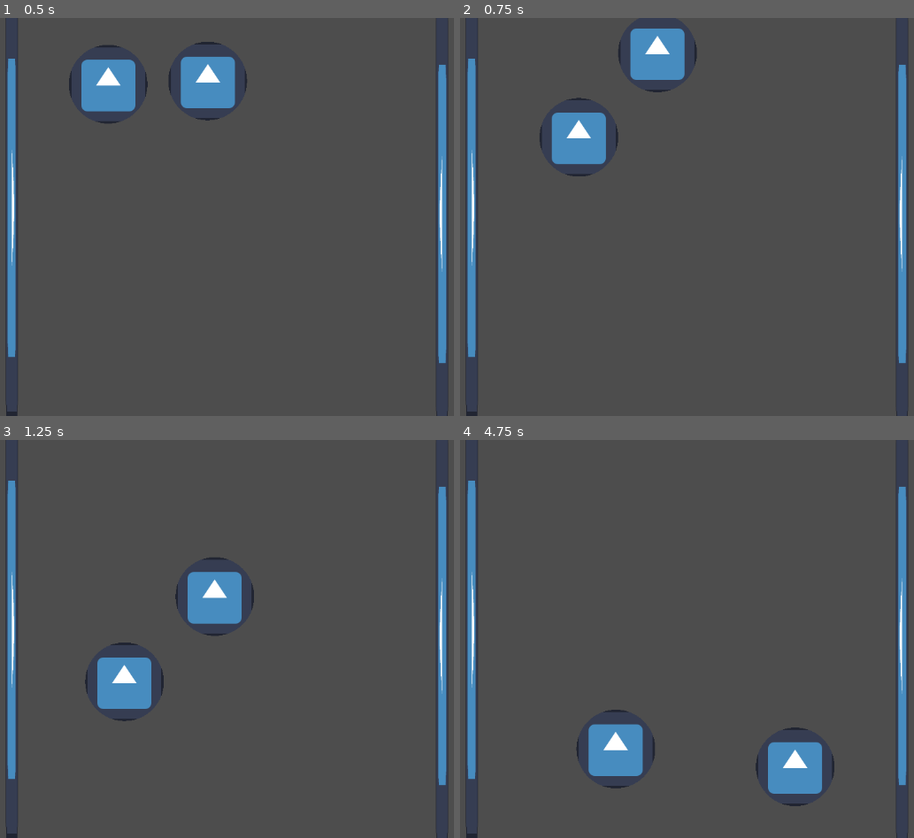
Above: before the commit, frames 1-4 (two rows, left to right).
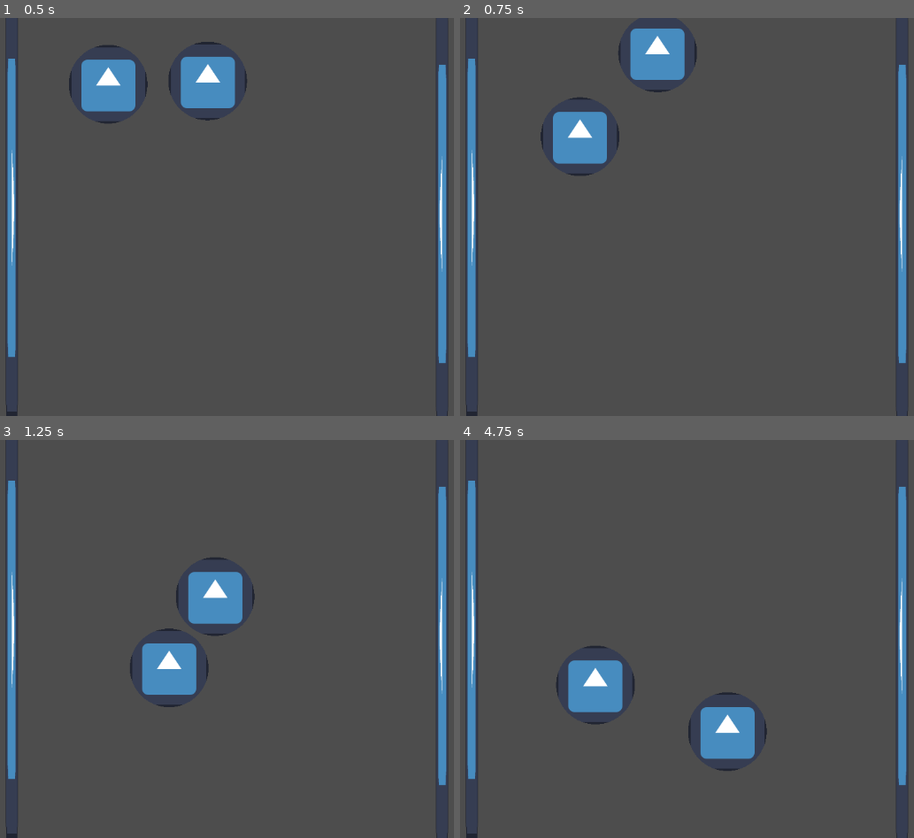
Above: after the commit, the same moments.

Repository: linkman8912/roguelite
Game: Godot game, scene res://main.tscn
The game is run twice, just before and just after one commit, with the same random seed, the same clock (stepped at 60 frames per second) and the same inputs. The engine's default icon, where the game draws it, is replaced by a stand-in: a white triangle on a blue panel in a dark square.
Inputs:
- Up to frame 1 (0.5 s): no input
- Up to frame 2 (0.75 s): hold Right (ui_right) from 0.53 s (still down)
- Up to frame 3 (1.25 s): keep holding Right (ui_right)
- Up to frame 4 (4.75 s): release Right (ui_right) at 1.28 s; hold Down (ui_down) 1.28-2.03 s; hold Right (ui_right) 2.03-2.78 s; hold Up (ui_up) 2.78-3.53 s; hold Left (ui_left) from 3.53 s (still down)

Frame 1 is identical in both runs. In frame 2, 0.2% of the frame differs, in the area x 17-53%, y 6-40%; in frame 3, 3.0%; in frame 4, 6.7%, in the area x 21-83%, y 51-92%.

Commit message:
patch extra speed bug

Diff:
--- /dev/null
+++ b/area_2d.gd
@@ -0,0 +1,12 @@
+extends Area2D
+
+
+# Called when the node enters the scene tree for the first time.
+func _ready() -> void:
+	pass # Replace with function body.
+
+
+# Called every frame. 'delta' is the elapsed time since the previous frame.
+func _process(delta: float) -> void:
+
+	pass
--- a/bounce.gd
+++ b/bounce.gd
@@ -4,7 +4,7 @@
 @export var characterBody : CharacterBody2D # For assigning a Character Body
 @export_range(-1.0, 1.0, 2.0) var dir := 1.0 # Set the movement direction on start
 @export_range(100, 2000.0, 100.0) var speed := 400.0 # Set movement speed
-const slow = 10
+const slow = -0.1
 func _ready():
 	if characterBody:
 		characterBody.velocity = Vector2(-200,-200).normalized() * speed
--- a/character.gd
+++ b/character.gd
@@ -2,7 +2,7 @@
 
 
 const SPEED = 400.0
-const maxDegreesPerSecond = 30
+const maxDegreesPerSecond = 90
 
 func _ready():
 	pass
@@ -20,6 +20,7 @@
 		var anglediff = wrapf(direction.angle() - velocity.angle(), -PI, PI)
 		var anglechange = clamp(anglediff, -maxRadians, maxRadians)
 		velocity = velocity.rotated(anglechange)
-		print(rad_to_deg(anglediff))
+		#print(rad_to_deg(anglediff))
+	print(velocity.length())
 		#print(direction.normalized().angle() - velocity.normalized().angle())
 		#velocity.x += direction * SPEED * 0.05 * delta
--- a/floor.tscn
+++ b/floor.tscn
@@ -1,12 +1,13 @@
-[gd_scene load_steps=4 format=3 uid="uid://cfqfocnys4r54"]
+[gd_scene load_steps=5 format=3 uid="uid://cfqfocnys4r54"]
 
 [ext_resource type="Texture2D" uid="uid://ddxmxgyyfy8mn" path="res://icon.svg" id="1_oj3tl"]
+[ext_resource type="Script" uid="uid://b0bm8cevrxpyg" path="res://area_2d.gd" id="2_cgngl"]
 
 [sub_resource type="RectangleShape2D" id="RectangleShape2D_cgngl"]
 size = Vector2(697, 20)
 
 [sub_resource type="RectangleShape2D" id="RectangleShape2D_wd3ws"]
-size = Vector2(716, 35)
+size = Vector2(716, 22)
 
 [node name="StaticBody2D" type="StaticBody2D"]
 
@@ -20,7 +21,8 @@
 texture = ExtResource("1_oj3tl")
 
 [node name="Area2D" type="Area2D" parent="."]
+script = ExtResource("2_cgngl")
 
 [node name="CollisionShape2D" type="CollisionShape2D" parent="Area2D"]
-position = Vector2(0, -7.5)
+position = Vector2(0, -1)
 shape = SubResource("RectangleShape2D_wd3ws")
Not shown, added: area_2d.gd.uid
